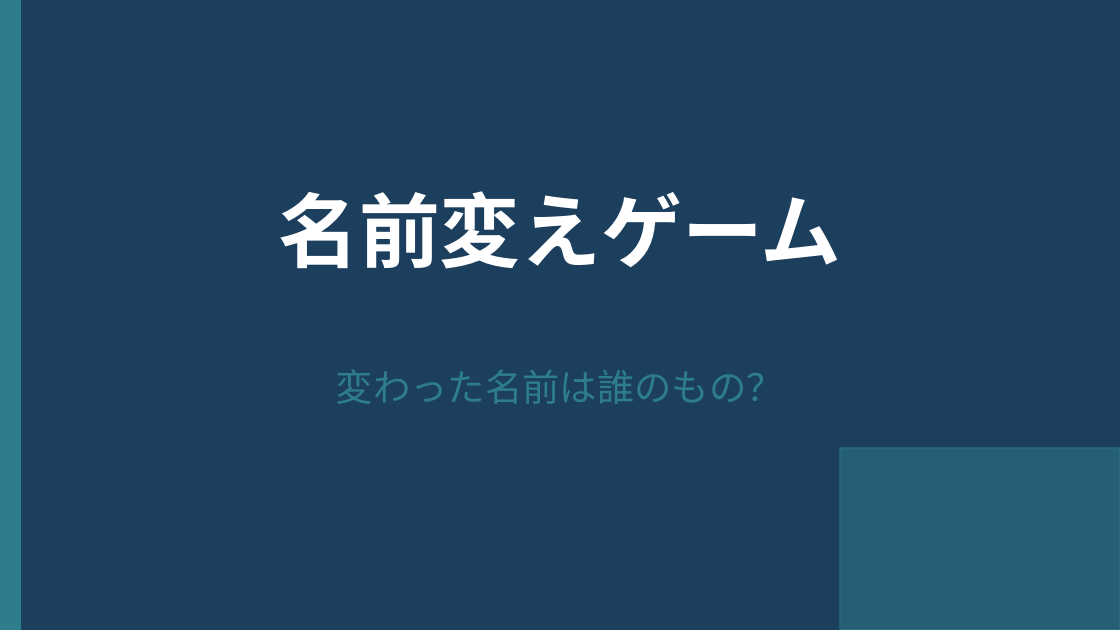
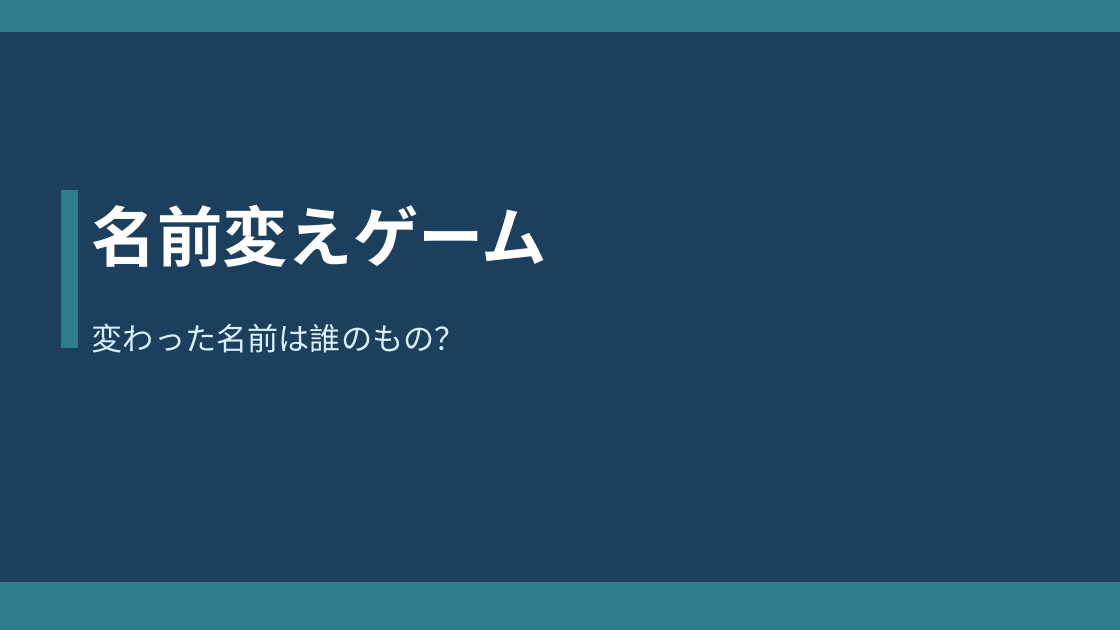
Before and after one commit to tagiiii/roomk-tools, a slide deck: slide 1 of docs/name-change-guide.pptx. Drawn at 1120x630 pixels with LibreOffice and Linux fonts; fonts in the diff are those of the drawing. Boxes give left, top, right and bottom in pixels: in the first picture for what was removed or moved away, otherwise in the second. Text is boxed around its words. In the diff, an @@ line names an element or a change of style, - is before the commit and + after.

```diff
--- a/docs/name-change-guide.pptx
+++ b/docs/name-change-guide.pptx
@@ rectangle: place and size @@
-rectangle at <box>0,0,20,629</box>
+rectangle at <box>0,0,1120,31</box>
@@ text "名前変えゲーム": place and size @@
-text "名前変えゲーム" at <box>278,191,841,269</box>
+text "名前変えゲーム" at <box>92,204,547,267</box>
@@ text "名前変えゲーム" at <box>92,204,547,267</box>: size 52 to 42 pt, font Noto Sans CJK JP to Montserrat; alignment centre to left @@
@@ rectangle: place and size @@
-rectangle at <box>840,448,1120,629</box>
+rectangle at <box>62,190,77,347</box>
@@ rectangle at <box>62,190,77,347</box>: fill #2E7D8C at 50% opacity to #2E7D8C @@
@@ text "変わった名前は誰のもの？": place and size @@
-text "変わった名前は誰のもの？" at <box>336,369,784,404</box>
+text "変わった名前は誰のもの？" at <box>92,323,466,353</box>
@@ text "変わった名前は誰のもの？" at <box>92,323,466,353</box>: size 24 to 20 pt, font Noto Sans CJK JP to Calibri, text colour #2E7D8C to #D8F0FC; alignment centre to left @@
@@ rectangle added at <box>0,582,1120,629</box>, fill #2E7D8C, outline #2E7D8C 1 pt @@
```
Also in this commit, not shown: 5 other slides changed, 2 other files.
